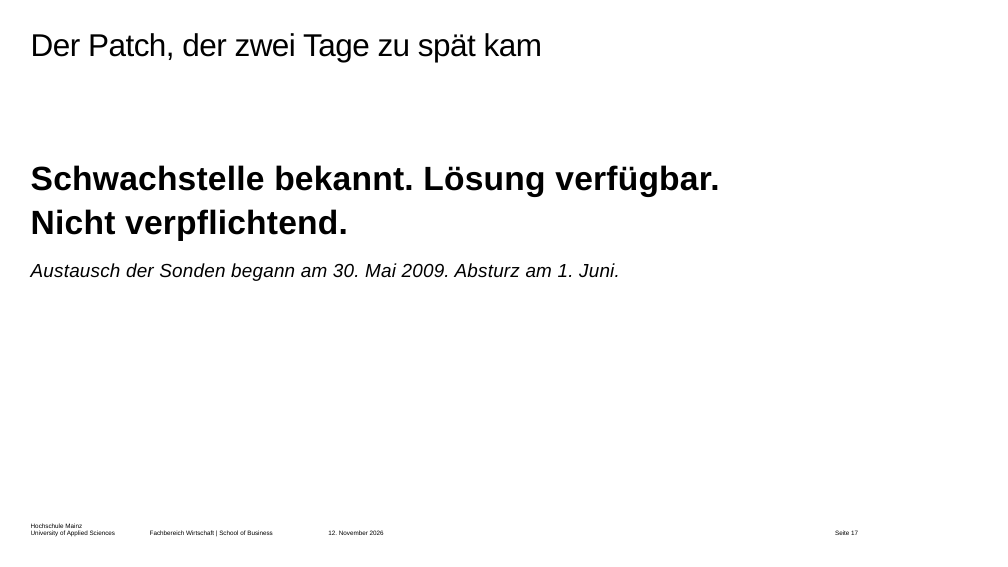
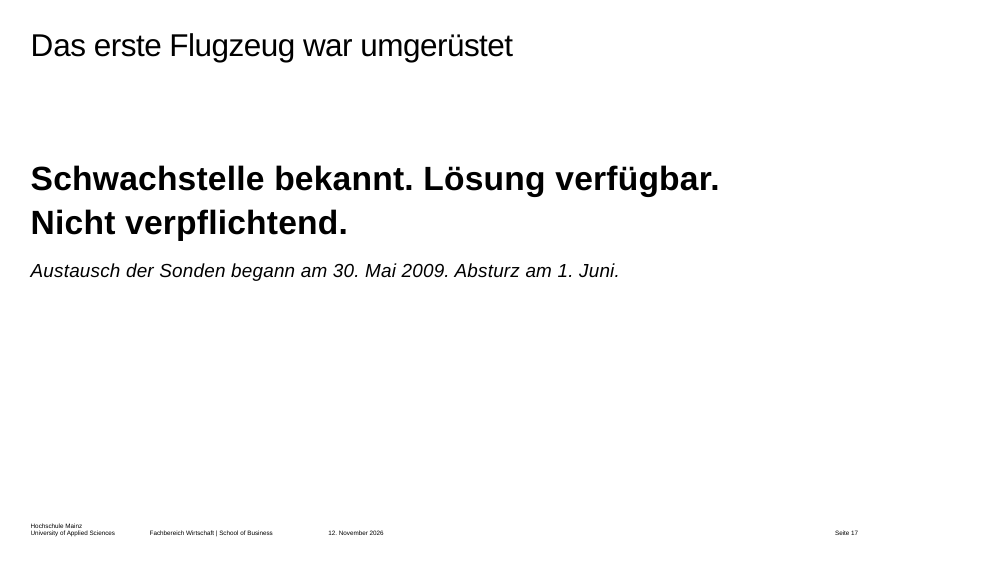
Before and after one commit to dlo-delphi/antrittsvorlesung-2026, a slide deck: slide 17 of _output/antrittsvorlesung.pptx. Drawn at 1008x567 pixels with LibreOffice and Linux fonts; fonts in the diff are those of the drawing; background and template pictures are left out. Boxes give left, top, right and bottom in pixels: in the first picture for what was removed or moved away, otherwise in the second. Text is boxed around its words. In the diff, an @@ line names an element or a change of style, - is before the commit and + after.

```diff
--- a/_output/antrittsvorlesung.pptx
+++ b/_output/antrittsvorlesung.pptx
@@ title at (31,33,513,62): text changed @@
-Der Patch, der zwei Tage zu spät kam
+Das erste Flugzeug war umgerüstet
```
Also in this commit, not shown: 2 other slides changed.
